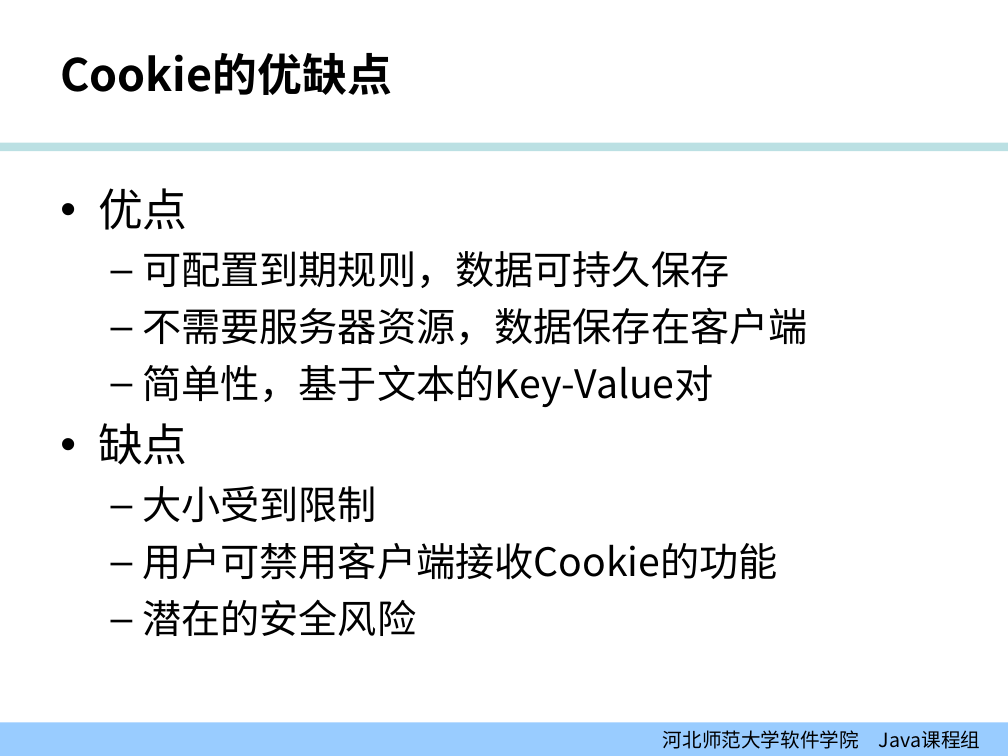
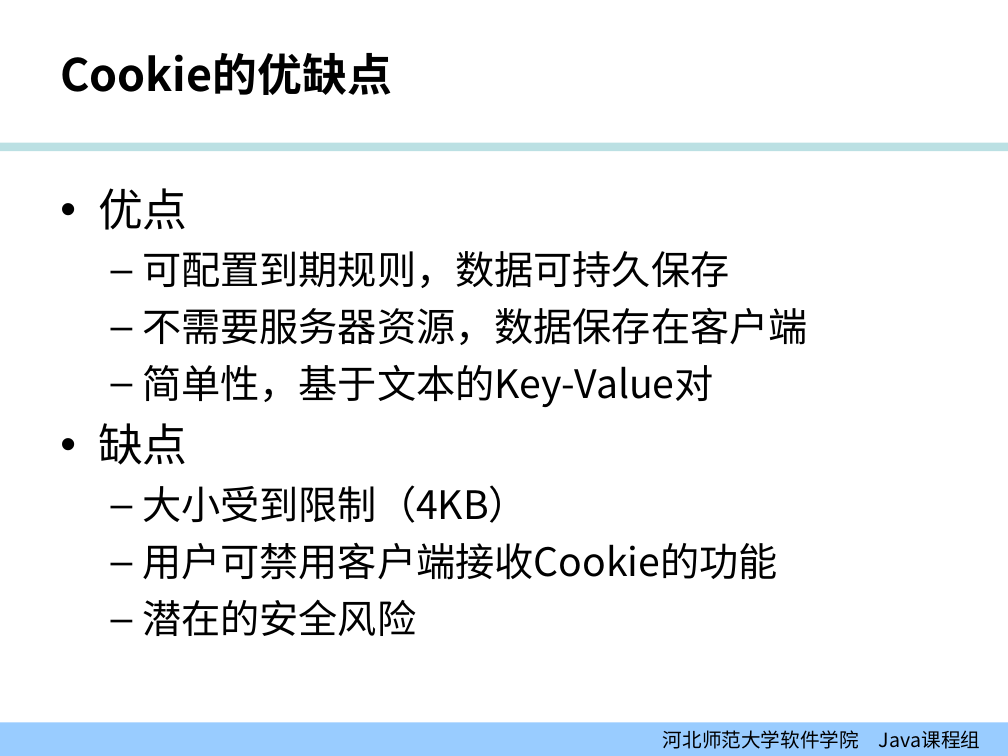
Before and after one commit to edu2act/course-JavaEE, a slide deck: slide 16 of 课程PPT/02-01_会话.ppt (slide 14 before the commit). Drawn at 1008x756 pixels with LibreOffice and Linux fonts; fonts in the diff are those of the drawing; background and template pictures are left out. Boxes give left, top, right and bottom in pixels: in the first picture for what was removed or moved away, otherwise in the second. Text is boxed around its words. In the diff, an @@ line names an element or a change of style, - is before the commit and + after.

```diff
--- a/课程PPT/02-01_会话.ppt
+++ b/课程PPT/02-01_会话.ppt
@@ text at (142, 485, 528, 523): text changed @@
-  – 大小受到限制
+  – 大小受到限制（4KB）
```
Also in this commit, not shown: 13 other slides changed, 5 slides added, 6 other files.
